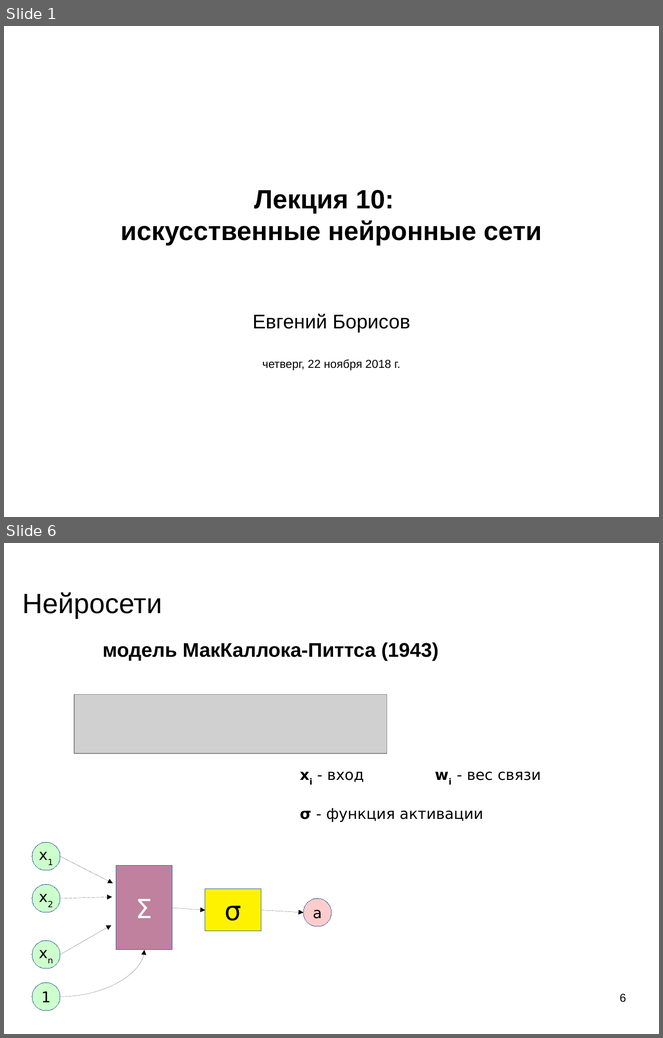
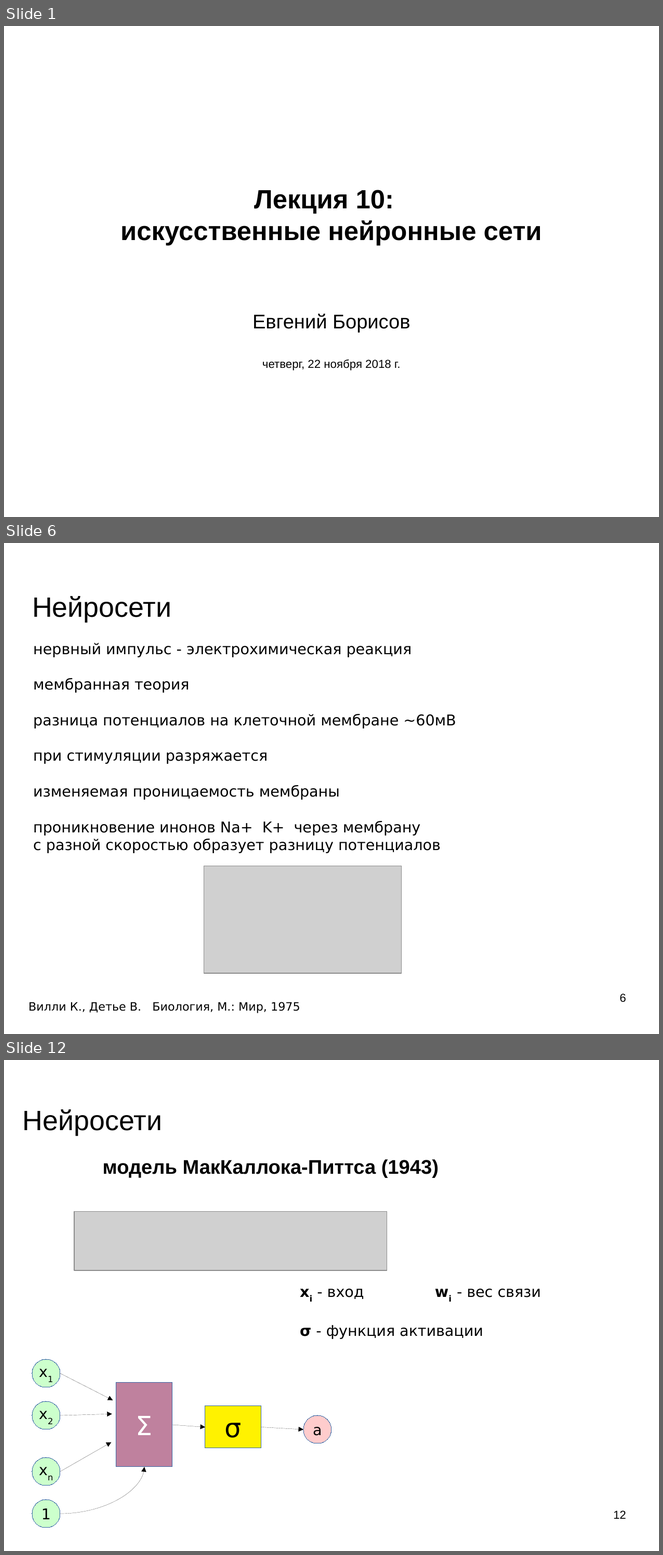
Before and after one commit to mechanoid5/ml_lectorium_legacy, a slide deck: 10-ann.odp. Shown one above the other, each under a label of ours: slides 1 and 6 before the commit, slides 1, 6 and 12 after it; the slides between them are not shown. The pictures are 663x1038 and 663x1555 pixels, drawn with LibreOffice and Linux fonts; fonts in the diff are those of the drawing; grey boxes stand for pictures; background and template pictures are left out. Boxes give left, top, right and bottom in pixels: in the first picture for what was removed or moved away, otherwise in the second. Text is boxed around its words. In the diff, an @@ line names an element or a change of style, - is before the commit and + after.

```diff
--- a/10-ann.odp
+++ b/10-ann.odp
@@ slide 6 added at [4, 543, 659, 1034], background picture (left out) @@
@@ title added at [32, 596, 171, 622], 33.9 pt, text #000000 @@
+Нейросети
@@ text added at [33, 643, 456, 853], 18 pt, text #000000 @@
+нервный импульс - электрохимическая реакция
+мембранная теория
+разница потенциалов на клеточной мембране ~60мВ
+при стимуляции разряжается
+изменяемая проницаемость мембраны
+проникновение инонов Na+ K+ через мембрану
+с разной скоростью образует разницу потенциалов
@@ picture added at [204, 866, 402, 974] @@
@@ page number added at [620, 994, 626, 1003], 14 pt, text #000000 @@
+6
@@ text added at [28, 1002, 300, 1014], 14 pt, text #000000 @@
+Вилли К., Детье В. Биология, М.: Мир, 1975
@@ what was slide 6 is now slide 12 @@
@@ page number at [613, 1511, 626, 1519]: text changed @@
-6
+12
```
Also in this commit, not shown: 2 slides changed, 7 other slides added, 2 slides removed, 6 other files.
